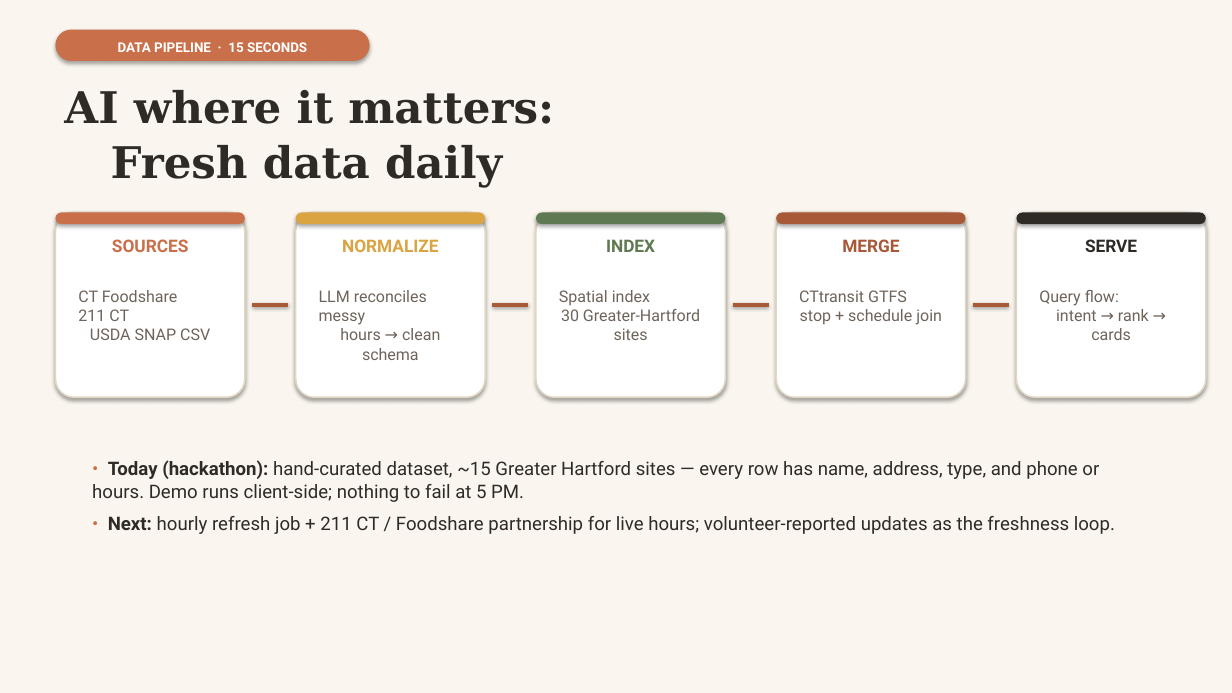
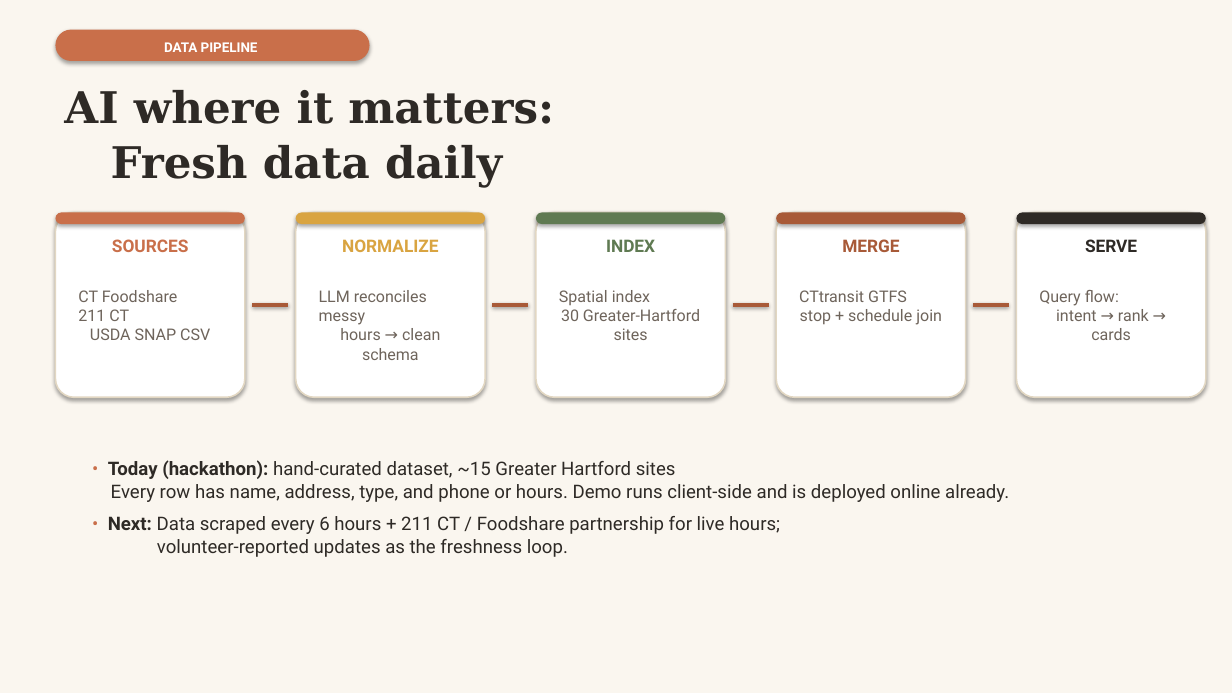
Before and after one commit to avantmehta/RAD, a slide deck: slide 5 of Modfied BurnsideAILabs_FoodAccess_Presentation.pptx (slide 6 before the commit). Drawn at 1232x693 pixels with LibreOffice and Linux fonts; fonts in the diff are those of the drawing. Boxes give left, top, right and bottom in pixels: in the first picture for what was removed or moved away, otherwise in the second. Text is boxed around its words. In the diff, an @@ line names an element or a change of style, - is before the commit and + after.

```diff
--- a/Modfied BurnsideAILabs_FoodAccess_Presentation.pptx
+++ b/Modfied BurnsideAILabs_FoodAccess_Presentation.pptx
@@ text at [164, 42, 258, 52]: text changed @@
-DATA PIPELINE · 15 SECONDS
+DATA PIPELINE
@@ text at [108, 460, 1009, 557]: text changed @@
-• Today (hackathon): hand-curated dataset, ~15 Greater Hartford sites — every row has name, address, type, and phone or hours. Demo runs client-side; nothing to fail at 5 PM.
-• Next: hourly refresh job + 211 CT / Foodshare partnership for live hours; volunteer-reported updates as the freshness loop.
+• Today (hackathon): hand-curated dataset, ~15 Greater Hartford sites
+Every row has name, address, type, and phone or hours. Demo runs client-side and is deployed online already.
+• Next: Data scraped every 6 hours + 211 CT / Foodshare partnership for live hours;
+volunteer-reported updates as the freshness loop.
```
Also in this commit, not shown: 2 other slides changed, 3 other files.
